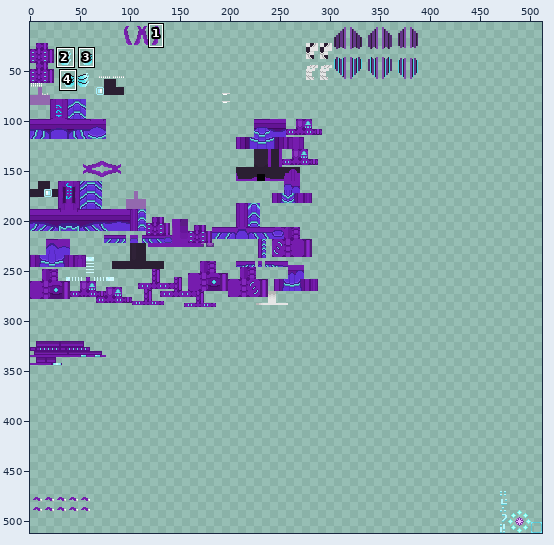
Sprite sheet, stored at src/test/resources/ver1kksun_young.png. Above, an overview of the earlier version with the close-up marked.
Close-up. Old version:
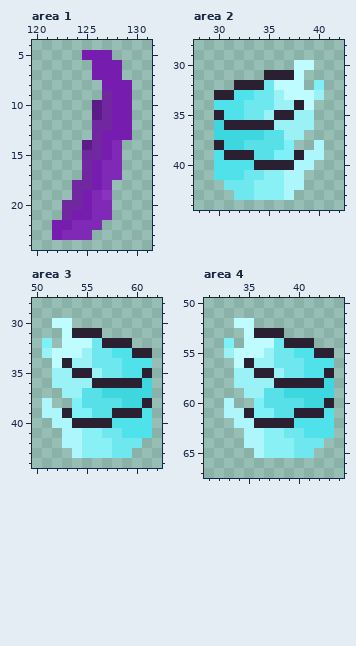
The file is 512x512 pixels. Pixels under 10% opacity are left out. Colours within 5 levels of each other are drawn and written as one. Shown: area 1: x 120..131, y 4..24; area 2: x 28..42, y 28..44; area 3: x 50..62, y 28..44; area 4: x 31..44, y 50..67. The old version is drawn lined up with the new one. The wide view leaves out empty margins. The commit also changed other parts of the picture, which this record leaves out.
Now the later version:
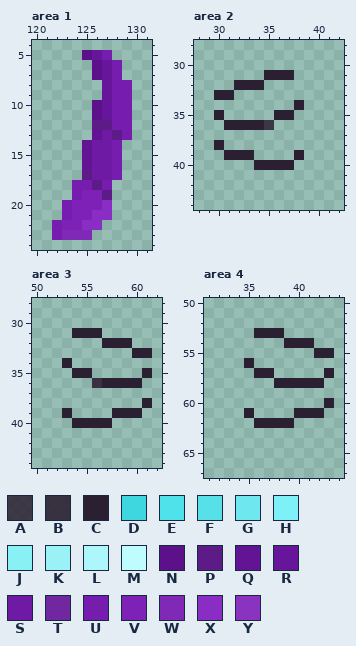
Palette (. is transparent): A #2b1f32d5  B #2b1f32e2  C #2b1f32  D #3ed6df  E #50e2eb  F #58e0e8  G #6ee7ee  H #7ef1f8  J #89f0f6  K #9af2f7  L #adf7fc  M #bffcff  N #5c118b  P #5d1b87  Q #631494  R #67159a  S #6f1aa4  T #71279f  U #761cae  V #7d21b7  W #8129b7  X #8a2dc4  Y #8a33c0
Change:
drawings rearranged on the sheet (the old picture shows each at its new place; 15 dropped ones are not shown)
Changed rows in their new state; - is an unchanged pixel.
Area 1:
first column x 123:
 5 --NR--
 6 ---NR-
 7 ---NR-
 8 ----R-
 9 ----R-
10 ---NR-
11 ---NR-
12 ---PP-
13 ---QSP
14 --QSSU
15 --QSSU
16 --QSSU
17 --PSSU
18 -UUPU-
19 -UVVP-
20 UVVVX-
21 UVVXX-
22 VVXX--
Area 2:
first column x 30:
30 --------..-
31 --------.--
32 -----....-.
33 --.........
34 ........-.-
35 -.....--..-
36 .----A....-
37 .........--
38 -.......--.
39 .---....-..
40 ....----..-
41 .........--
42 -........--
43 --......---
Area 3:
first column x 51:
30 -..--------
31 --.--------
32 .-....-----
33 .........--
34 -.-........
35 -..--.....-
36 -....B----.
37 --.........
38 .--.......-
39 ..-....---.
40 -..----....
41 --.........
42 --........-
43 ---......--
Area 4:
first column x 33:
52 -..--------
53 --.--------
54 .-....-----
55 .........--
56 -.-........
57 -..--.....-
58 -....-----.
59 --.........
60 .--.......-
61 ..-....---.
62 -..----....
63 --.........
64 --........-
65 ---......--
